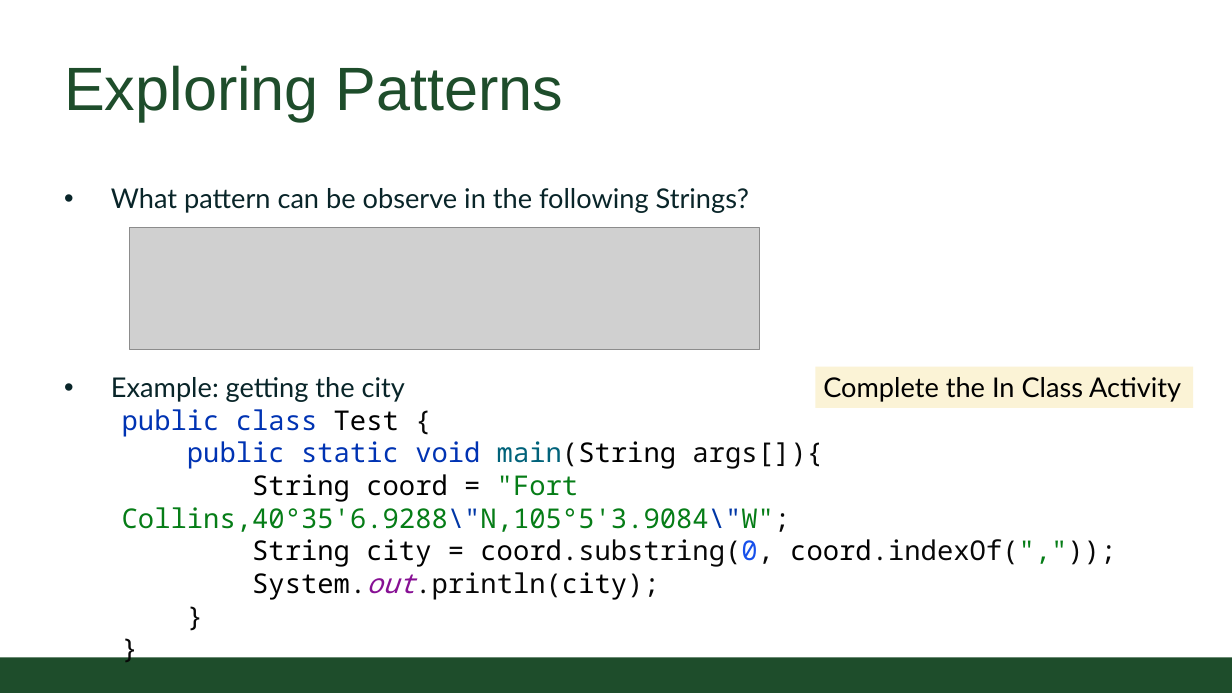
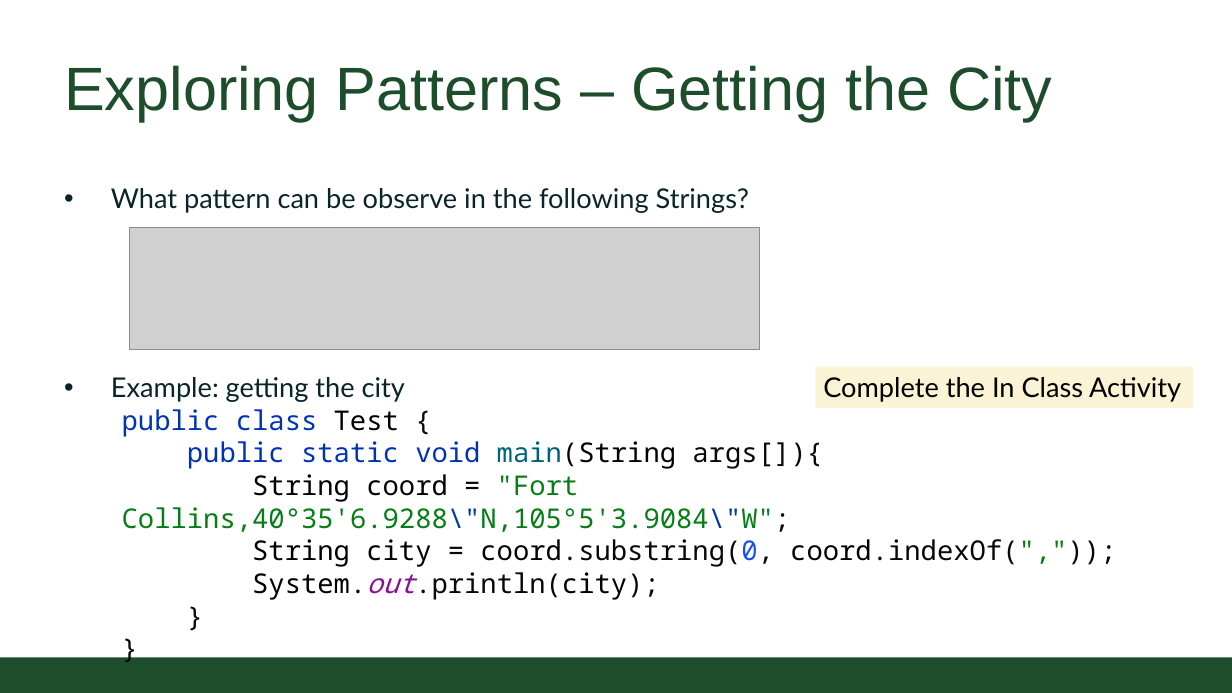
Before and after one commit to CSU-CompSci-CS163-4/Handouts, a slide deck: slide 12 of slides/On-Campus/06_03_StringManipulation.pptx. Drawn at 1232x693 pixels with LibreOffice and Linux fonts; fonts in the diff are those of the drawing; grey boxes stand for pictures; background and template pictures are left out. Boxes give left, top, right and bottom in pixels: in the first picture for what was removed or moved away, otherwise in the second. Text is boxed around its words. In the diff, an @@ line names an element or a change of style, - is before the commit and + after.

```diff
--- a/slides/On-Campus/06_03_StringManipulation.pptx
+++ b/slides/On-Campus/06_03_StringManipulation.pptx
@@ title at (x1=64, y1=65, x2=1052, y2=121): text changed @@
-Exploring Patterns
+Exploring Patterns – Getting the City
```
Also in this commit, not shown: 7 other slides changed, 1 slide added, 1 slide removed.
